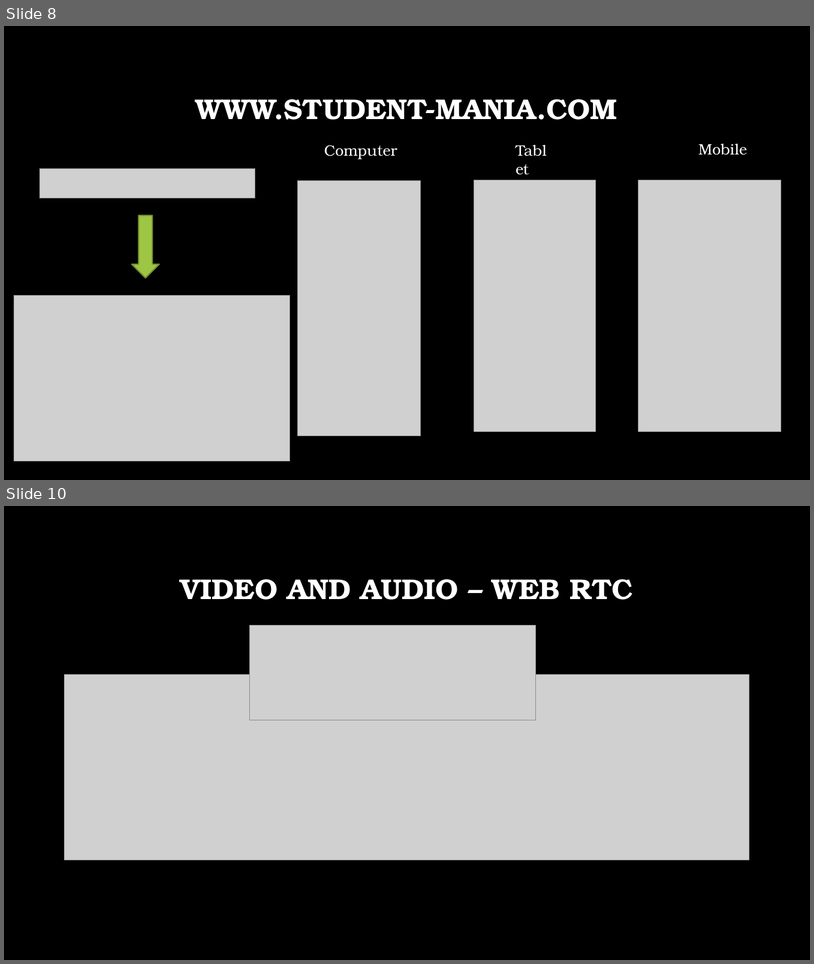
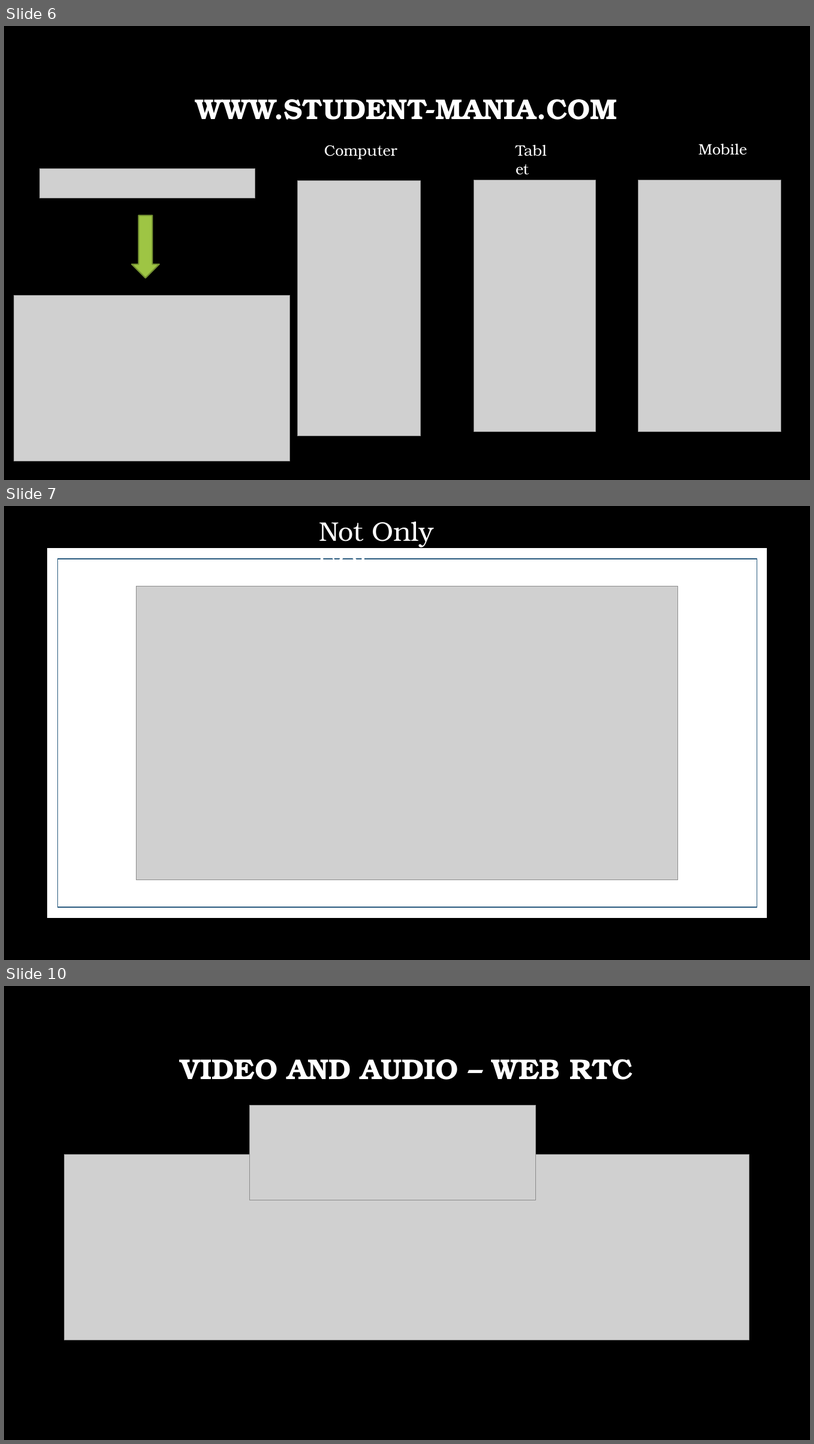
Before and after one commit to GallagherStephen/4thYearProject-Dissertation, a slide deck: Presentation/4th Year Presentation.pptx. Shown one above the other, each under a label of ours: slides 8 and 10 before the commit, slides 6, 7 and 10 after it; the slides between them are not shown. The pictures are 814x964 and 814x1444 pixels, drawn with LibreOffice and Linux fonts; fonts in the diff are those of the drawing; grey boxes stand for pictures; background and template pictures are left out. Boxes give left, top, right and bottom in pixels: in the first picture for what was removed or moved away, otherwise in the second. Text is boxed around its words. In the diff, an @@ line names an element or a change of style, - is before the commit and + after.

```diff
--- a/Presentation/4th Year Presentation.pptx
+++ b/Presentation/4th Year Presentation.pptx
@@ slide 7 added at (4, 506, 810, 960), background picture (left out) @@
@@ text added at (319, 522, 434, 559), 32 pt, text #FFFFFF @@
+Not Only SQL
@@ rectangle added at (54, 555, 761, 912), fill #FFFFFF, outline #FFFFFF 15 pt @@
@@ rectangle added at (58, 559, 758, 906), outline #2A5B7F 1 pt @@
@@ picture added at (137, 586, 678, 880) @@
@@ what was slide 8 is now slide 6 @@
```
Also in this commit, not shown: 3 slides changed, 2 other slides added, 2 slides removed.
